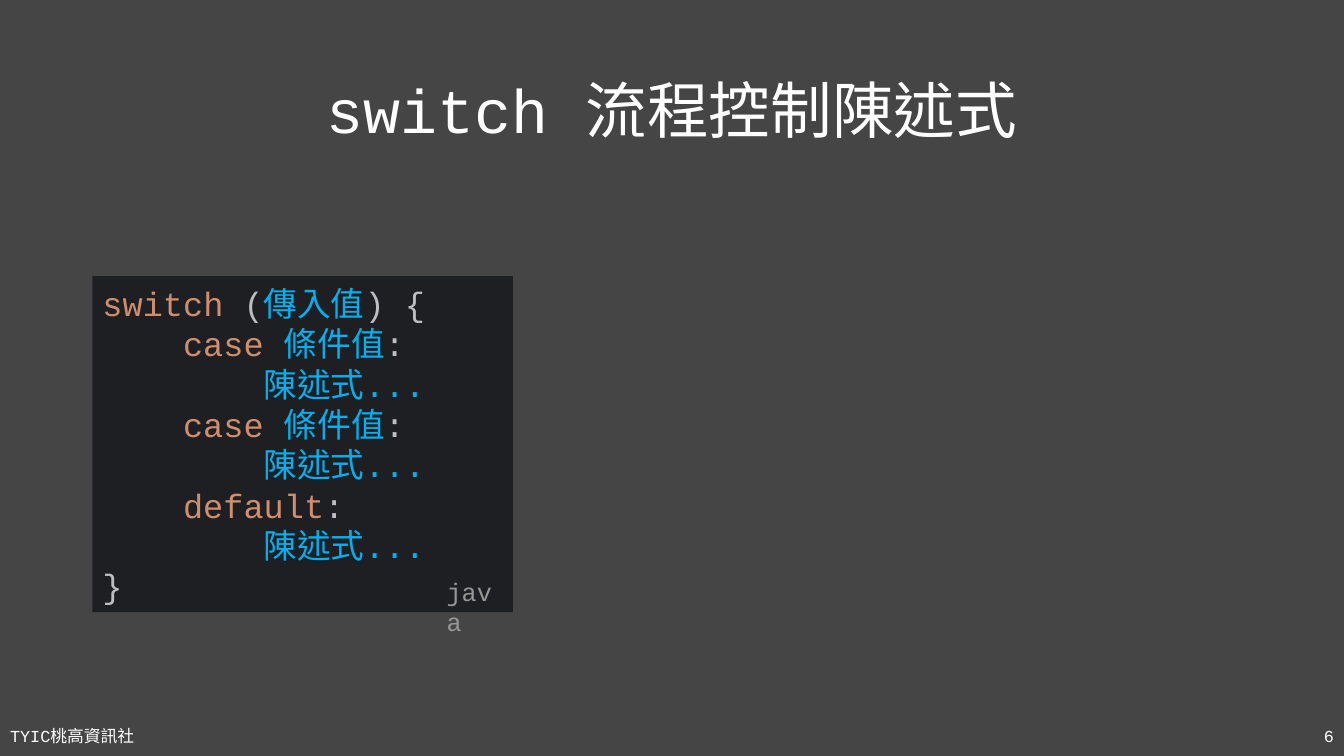
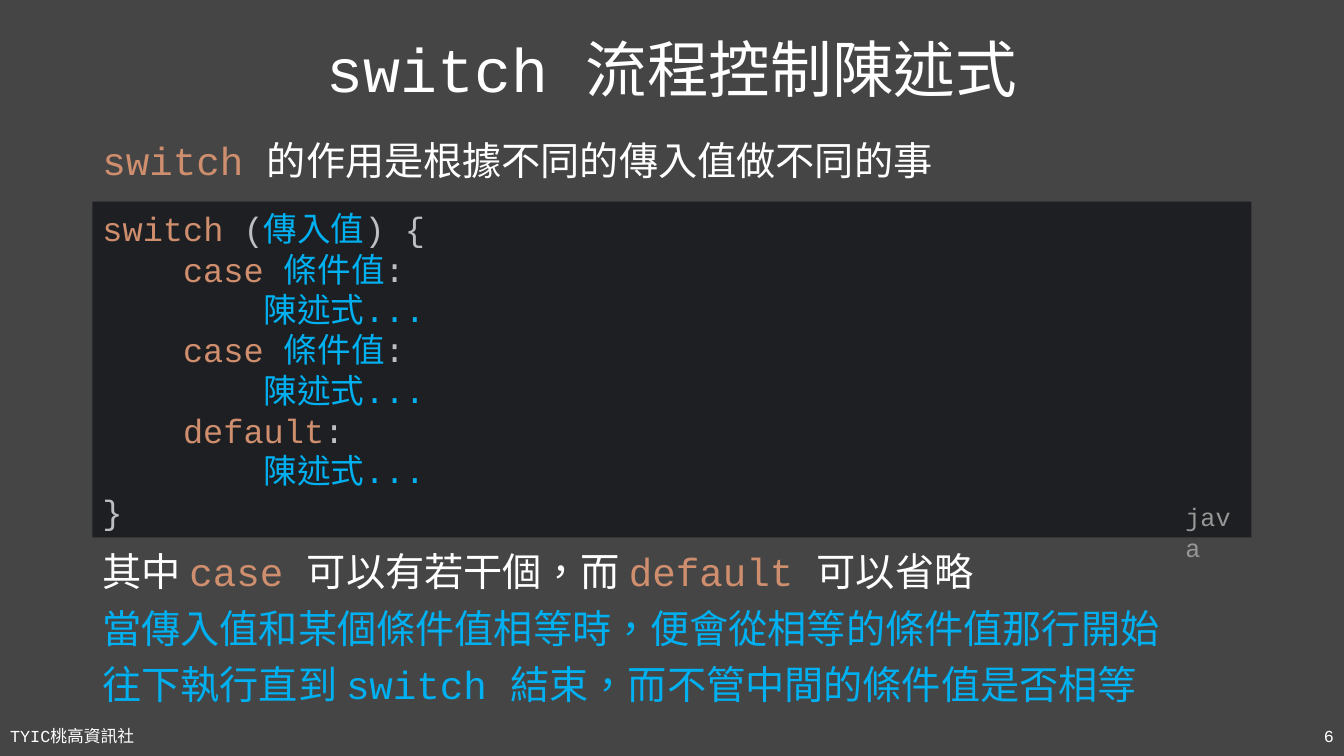
Before and after one commit to TYSHIC/slides, a slide deck: slide 6 of powerpoint/06_流程控制.pptx. Drawn at 1344x756 pixels with LibreOffice and Linux fonts; fonts in the diff are those of the drawing. Boxes give left, top, right and bottom in pixels: in the first picture for what was removed or moved away, otherwise in the second. Text is boxed around its words. In the diff, an @@ line names an element or a change of style, - is before the commit and + after.

Commit message:
06_switch

```diff
--- a/powerpoint/06_流程控制.pptx
+++ b/powerpoint/06_流程控制.pptx
@@ title "switch 流程控制陳述式": place and size @@
-title "switch 流程控制陳述式" at bbox=[327, 81, 1017, 138]
+title "switch 流程控制陳述式" at bbox=[327, 40, 1017, 97]
@@ text added at bbox=[102, 142, 932, 179], 28 pt, text #FFFFFF @@
+switch 的作用是根據不同的傳入值做不同的事
@@ rectangle "switch (傳入值) { case 條件值: ...": place and size @@
-rectangle "switch (傳入值) { case 條件值: ..." at bbox=[93, 276, 513, 612]
+rectangle "switch (傳入值) { case 條件值: ..." at bbox=[93, 202, 1252, 537]
@@ text "java": place and size @@
-text "java" at bbox=[437, 572, 513, 612]
+text "java" at bbox=[1176, 497, 1252, 537]
@@ text added at bbox=[102, 553, 1159, 703], 28 pt, text #00B0F0 @@
+其中 case 可以有若干個，而 default 可以省略
+當傳入值和某個條件值相等時，便會從相等的條件值那行開始
+往下執行直到 switch 結束，而不管中間的條件值是否相等
```
Also in this commit, not shown: 2 slides added, 1 slide removed, 5 other files.
